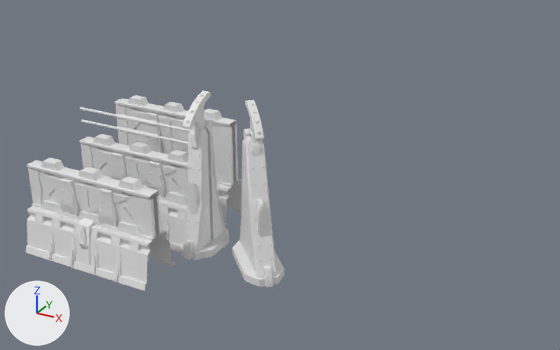
Two versions of the FBX model Assets/Art/Envo/F_Fencing_Main.fbx, one commit apart.
The view is the same before and after, from a camera (50 mm lens) standing at (9.66, -11.47, 7.72) and looking at (2.32, 1.86, 1.05). Lighting does not change. The marker at lower left points along +X, +Y and +Z. The first picture is the older version. Where no turn or scale is listed for an object, it has been applied to the vertices.

The older version as bpy lines, for what is in view:
```python
me_cube_110 = bpy.data.meshes.new('Cube.110')
me_cube_110.from_pydata(...)  # 2975 vertices, 2935 faces; spans x 0.0..3.0, y -0.51..0.51, z 0.0..2.44
me_cube_111 = bpy.data.meshes.new('Cube.111')
me_cube_111.from_pydata(...)  # 2655 vertices, 2598 faces; spans x 0.0..3.0, y -0.51..0.51, z 0.0..1.93
me_cube_112 = bpy.data.meshes.new('Cube.112')
me_cube_112.from_pydata(...)  # 1302 vertices, 1275 faces; spans x -0.55..0.85, y -0.85..0.55, z 0.0..3.22
me_cube_113 = bpy.data.meshes.new('Cube.113')
me_cube_113.from_pydata(...)  # 1332 vertices, 1315 faces; spans x -0.39..0.39, y -0.65..0.65, z 0.0..3.22
me_cylinder_018 = bpy.data.meshes.new('Cylinder.018')
me_cylinder_018.from_pydata(...)  # 2799 vertices, 2719 faces; spans x 0.0..3.0, y -0.51..0.51, z 0.0..2.5
ob_fence_bar = bpy.data.objects.new('Fence_Bar', me_cube_113)
ob_fence_bar.location = (1.56, 0.06, 0.01)
ob_fence_bar_corner = bpy.data.objects.new('Fence_Bar_Corner', me_cube_112)
ob_fence_bar_corner.location = (2.75, 0.06, 0.01)
ob_fence_bars = bpy.data.objects.new('Fence_Bars', me_cylinder_018)
ob_fence_bars.location = (-1.44, 0.06, 0.01)
ob_fence_simple = bpy.data.objects.new('Fence_Simple', me_cube_111)
ob_fence_simple.location = (-1.44, -1.44, 0.01)
ob_fence_tall = bpy.data.objects.new('Fence_Tall', me_cube_110)
ob_fence_tall.location = (-1.44, 1.26, 0.01)
```
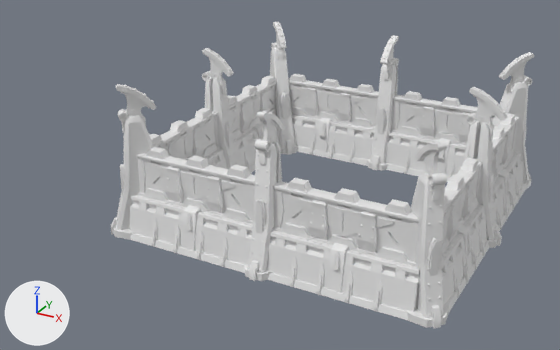
Pixel boxes (x1, y1, x2, y2) of what changed, in the pictures (560 x 350 px):
'Fence_Simple.004', added
    after: (267, 178, 419, 320)
'Fence_Simple', deleted
    before: (26, 158, 176, 291)
'Fence_Simple.003', added
    after: (130, 147, 255, 273)
'Fence_Bar', moved
    before: (180, 91, 229, 260)
    after: (367, 35, 399, 171)
'Fence_Bar_Corner', moved
    before: (232, 100, 284, 288)
    after: (270, 22, 298, 155)
'Fence_Simple.006', added
    after: (288, 74, 379, 166)
'Fence_Bars', deleted
    before: (80, 107, 190, 252)
'Fence_Simple.002', added
    after: (385, 91, 495, 182)
'Fence_Tall', deleted
    before: (115, 95, 242, 225)
'Fence_Bar_Corner.003', added
    after: (406, 141, 449, 328)
'Fence_Simple.005', added
    after: (442, 157, 489, 312)
'Fence_Bar.001', added
    after: (244, 110, 284, 281)
'Fence_Bar_Corner.001', added
    after: (111, 84, 156, 240)
'Fence_Bar.002', added
    after: (458, 87, 507, 248)
'Fence_Simple.007', added
    after: (227, 76, 280, 173)
'Fence_Simple.008', added
    after: (476, 113, 525, 231)
'Fence_Simple.001', added
    after: (149, 108, 227, 169)
'Fence_Bar_Corner.002', added
    after: (492, 52, 534, 190)
'Fence_Bar.003', added
    after: (202, 48, 238, 169)

Edits to the bpy script that builds the scene:
```text
Remove ob_fence_bars:
    ob_fence_bars = bpy.data.objects.new('Fence_Bars', me_cylinder_018)
Remove ob_fence_tall:
    ob_fence_tall = bpy.data.objects.new('Fence_Tall', me_cube_110)
Remove ob_fence_simple:
    ob_fence_simple = bpy.data.objects.new('Fence_Simple', me_cube_111)
Change ob_fence_bar:
    ob_fence_bar.location: (1.56, 0.06, 0.01) -> (3.1, 6.0, 0.01)
Change ob_fence_bar_corner:
    ob_fence_bar_corner.location: (2.75, 0.06, 0.01) -> (0.0, 6.0, 0.01)
Add ob_fence_bar_corner_001:
    ob_fence_bar_corner_001 = bpy.data.objects.new('Fence_Bar_Corner.001', me_cube_112.copy())  # the mesh of ob_fence_bar_corner
    ob_fence_bar_corner_001.location = (0.0, 0.0, 0.01)
    ob_fence_bar_corner_001.rotation_euler = (0.0, -3.142, 0.0)  # degrees (0, -180, 0)
    ob_fence_bar_corner_001.scale = (-1.0, -1.0, -1.0)
Add ob_fence_simple_006:
    ob_fence_simple_006 = bpy.data.objects.new('Fence_Simple.006', me_cube_095)  # 2655 vertices, 2604 faces; spans x -3.0..0.0, y -0.51..0.51, z 0.0..1.93
    ob_fence_simple_006.location = (3.03, 6.0, 0.01)
Add ob_fence_simple_007:
    ob_fence_simple_007 = bpy.data.objects.new('Fence_Simple.007', me_cube_263)  # 2655 vertices, 2604 faces; spans x -0.51..0.51, y -3.0..0.0, z 0.0..1.93
    ob_fence_simple_007.location = (0.0, 6.0, 0.01)
Add ob_fence_simple_005:
    ob_fence_simple_005 = bpy.data.objects.new('Fence_Simple.005', me_cube_013)  # 2655 vertices, 2604 faces; spans x 0.0..3.0, y -0.51..0.51, z 0.0..1.93
    ob_fence_simple_005.location = (6.2, 3.0, 0.01)
    ob_fence_simple_005.rotation_euler = (3.142, 0.0, 1.571)  # degrees (180, 0, 90)
    ob_fence_simple_005.scale = (-1.0, -1.0, -1.0)
Add ob_fence_bar_002:
    ob_fence_bar_002 = bpy.data.objects.new('Fence_Bar.002', me_cube_261)  # 1332 vertices, 1315 faces; spans x -0.39..0.39, y -0.65..0.65, z 0.0..3.22
    ob_fence_bar_002.location = (6.2, 3.0, 0.01)
    ob_fence_bar_002.rotation_euler = (3.142, 0.0, 1.571)  # degrees (180, 0, 90)
    ob_fence_bar_002.scale = (-1.0, -1.0, -1.0)
Add ob_fence_simple_002:
    ob_fence_simple_002 = bpy.data.objects.new('Fence_Simple.002', me_cube_008)  # 2655 vertices, 2604 faces; spans x -3.0..0.0, y -0.51..0.51, z 0.0..1.93
    ob_fence_simple_002.location = (6.2, 6.0, 0.01)
Add ob_fence_simple_008:
    ob_fence_simple_008 = bpy.data.objects.new('Fence_Simple.008', me_cube_013.copy())
    ob_fence_simple_008.location = (6.2, 6.0, 0.01)
    ob_fence_simple_008.rotation_euler = (3.142, 0.0, 1.571)  # degrees (180, 0, 90)
    ob_fence_simple_008.scale = (-1.0, -1.0, -1.0)
Add ob_fence_bar_003:
    ob_fence_bar_003 = bpy.data.objects.new('Fence_Bar.003', me_cube_261.copy())
    ob_fence_bar_003.location = (0.0, 3.0, 0.01)
    ob_fence_bar_003.rotation_euler = (3.142, 0.0, 1.571)  # degrees (180, 0, 90)
    ob_fence_bar_003.scale = (-1.0, -1.0, -1.0)
Add ob_fence_simple_001:
    ob_fence_simple_001 = bpy.data.objects.new('Fence_Simple.001', me_cube_263.copy())
    ob_fence_simple_001.location = (0.0, 3.0, 0.01)
Add ob_fence_simple_004:
    ob_fence_simple_004 = bpy.data.objects.new('Fence_Simple.004', me_cube_011)  # 2655 vertices, 2604 faces; spans x -3.0..0.0, y -0.51..0.51, z 0.0..1.93
    ob_fence_simple_004.location = (6.2, 0.0, 0.01)
    ob_fence_simple_004.rotation_euler = (0.0, -3.142, 0.0)  # degrees (0, -180, 0)
    ob_fence_simple_004.scale = (-1.0, -1.0, -1.0)
Add ob_fence_bar_corner_002:
    ob_fence_bar_corner_002 = bpy.data.objects.new('Fence_Bar_Corner.002', me_cube_112.copy())  # the mesh of ob_fence_bar_corner
    ob_fence_bar_corner_002.location = (6.2, 6.0, 0.01)
    ob_fence_bar_corner_002.rotation_euler = (3.142, 0.0, 0.0)  # degrees (180, 0, 0)
    ob_fence_bar_corner_002.scale = (-1.0, -1.0, -1.0)
Add ob_fence_bar_001:
    ob_fence_bar_001 = bpy.data.objects.new('Fence_Bar.001', me_cube_261.copy())
    ob_fence_bar_001.location = (3.1, 0.0, 0.01)
    ob_fence_bar_001.rotation_euler = (0.0, -3.142, 0.0)  # degrees (0, -180, 0)
    ob_fence_bar_001.scale = (-1.0, -1.0, -1.0)
Add ob_fence_bar_corner_003:
    ob_fence_bar_corner_003 = bpy.data.objects.new('Fence_Bar_Corner.003', me_cube_014)  # 1302 vertices, 1275 faces; spans x -0.85..0.55, y -0.55..0.85, z 0.0..3.22
    ob_fence_bar_corner_003.location = (6.2, 0.0, 0.01)
Add ob_fence_simple_003:
    ob_fence_simple_003 = bpy.data.objects.new('Fence_Simple.003', me_cube_093)  # 2655 vertices, 2604 faces; spans x -3.0..0.0, y -0.51..0.51, z 0.0..1.93
    ob_fence_simple_003.location = (3.0, 0.0, 0.01)
    ob_fence_simple_003.rotation_euler = (0.0, -3.142, 0.0)  # degrees (0, -180, 0)
    ob_fence_simple_003.scale = (-1.0, -1.0, -1.0)
```
